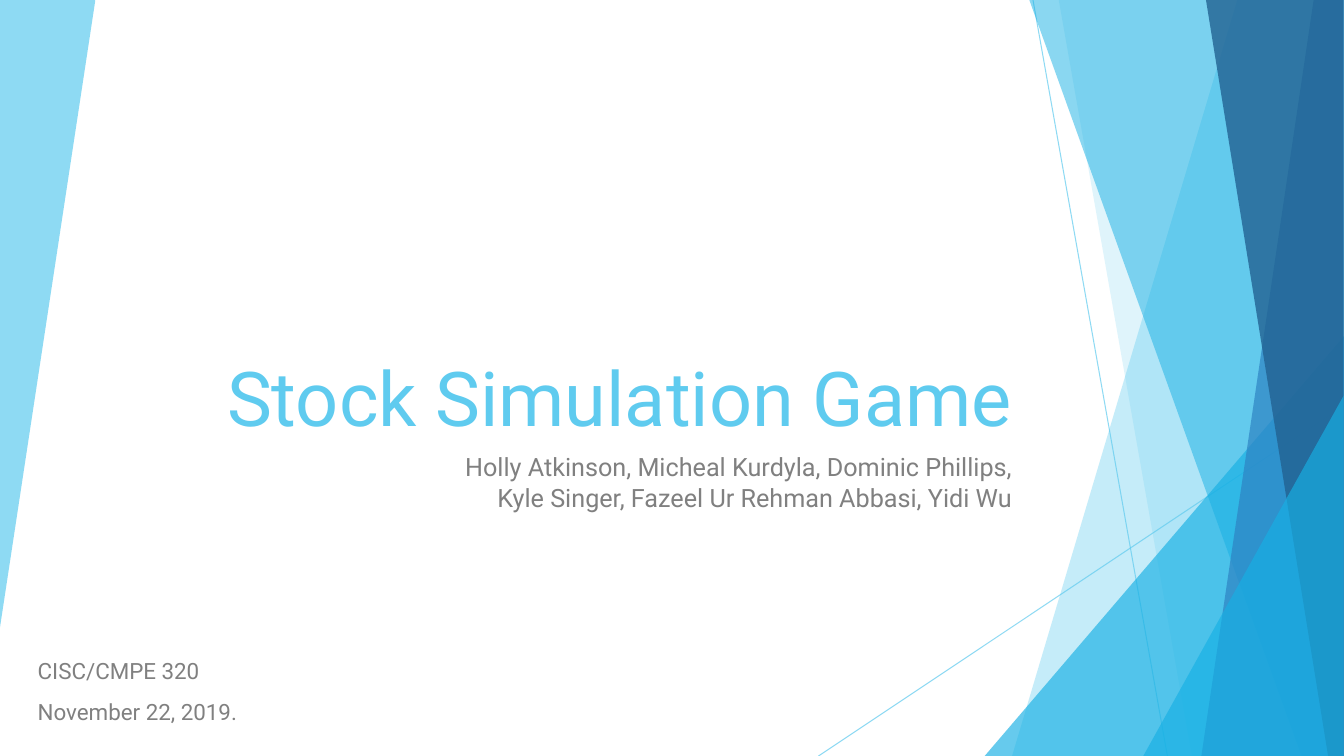
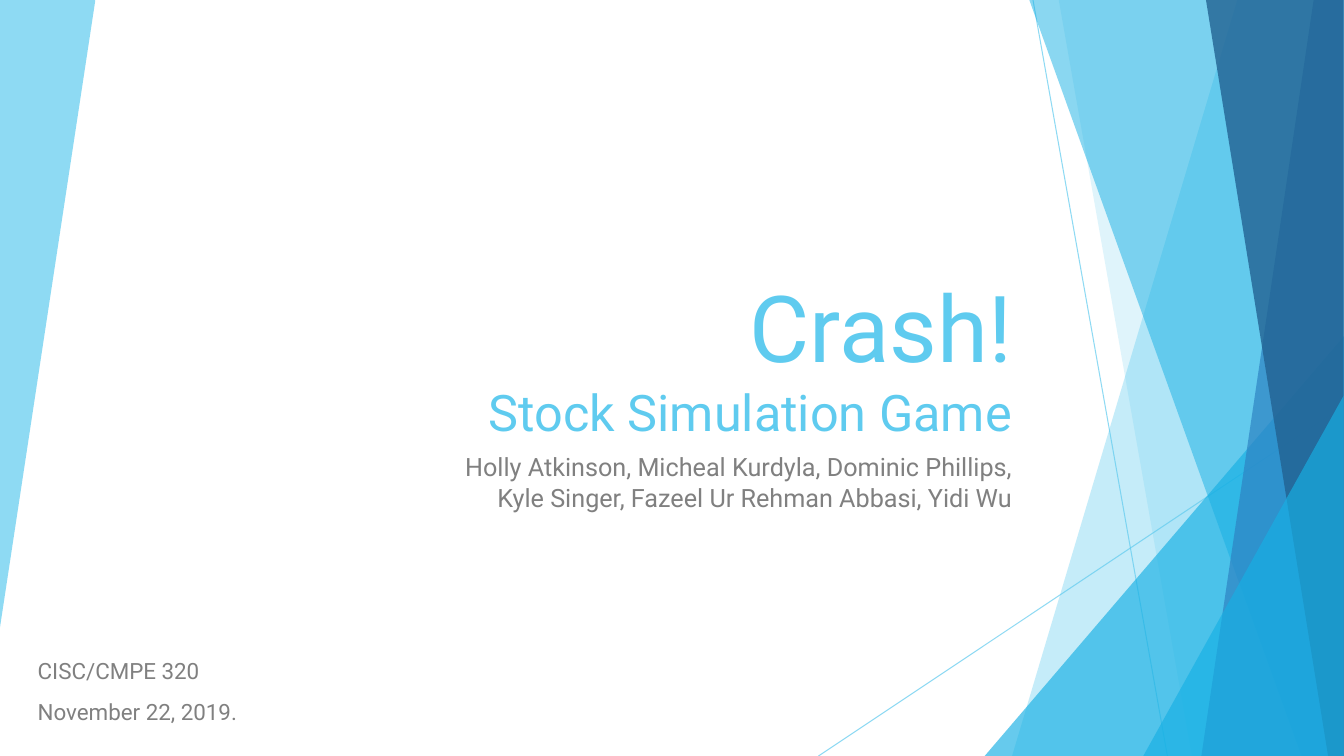
Before and after one commit to fazeelabbasi/CRASH, a slide deck: slide 1 of docs/CMPE 320 Final Group Presentation.pptx. Drawn at 1344x756 pixels with LibreOffice and Linux fonts; fonts in the diff are those of the drawing. Boxes give left, top, right and bottom in pixels: in the first picture for what was removed or moved away, otherwise in the second. Text is boxed around its words. In the diff, an @@ line names an element or a change of style, - is before the commit and + after.

```diff
--- a/docs/CMPE 320 Final Group Presentation.pptx
+++ b/docs/CMPE 320 Final Group Presentation.pptx
@@ title at (489, 292, 1012, 432): text changed; size 54 to 36 pt @@
-Stock Simulation Game
+Crash!
+Stock Simulation Game
```
Also in this commit, not shown: 5 other slides changed, 2 slides added, 3 slides removed, 5 other files.
